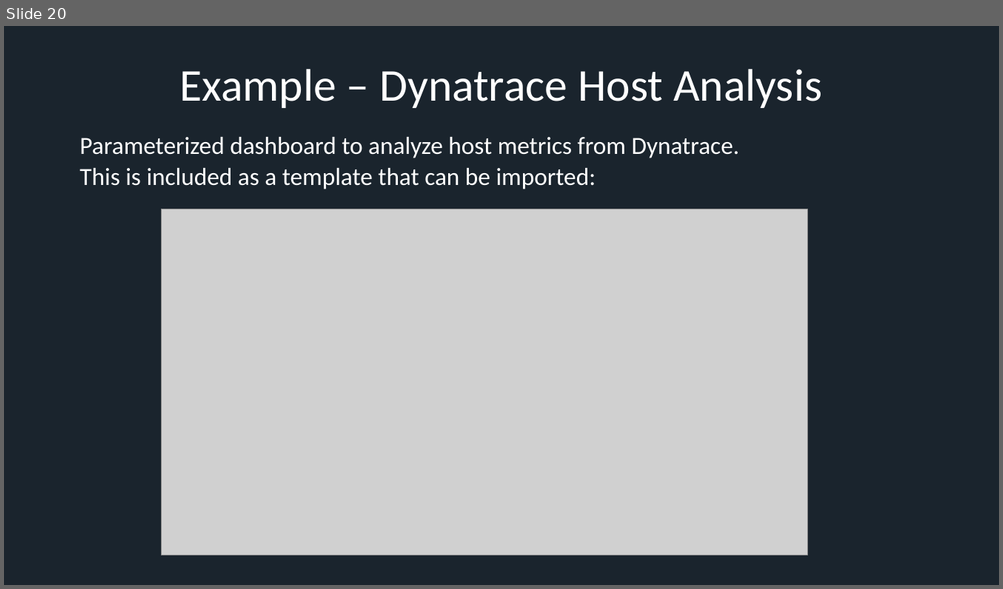
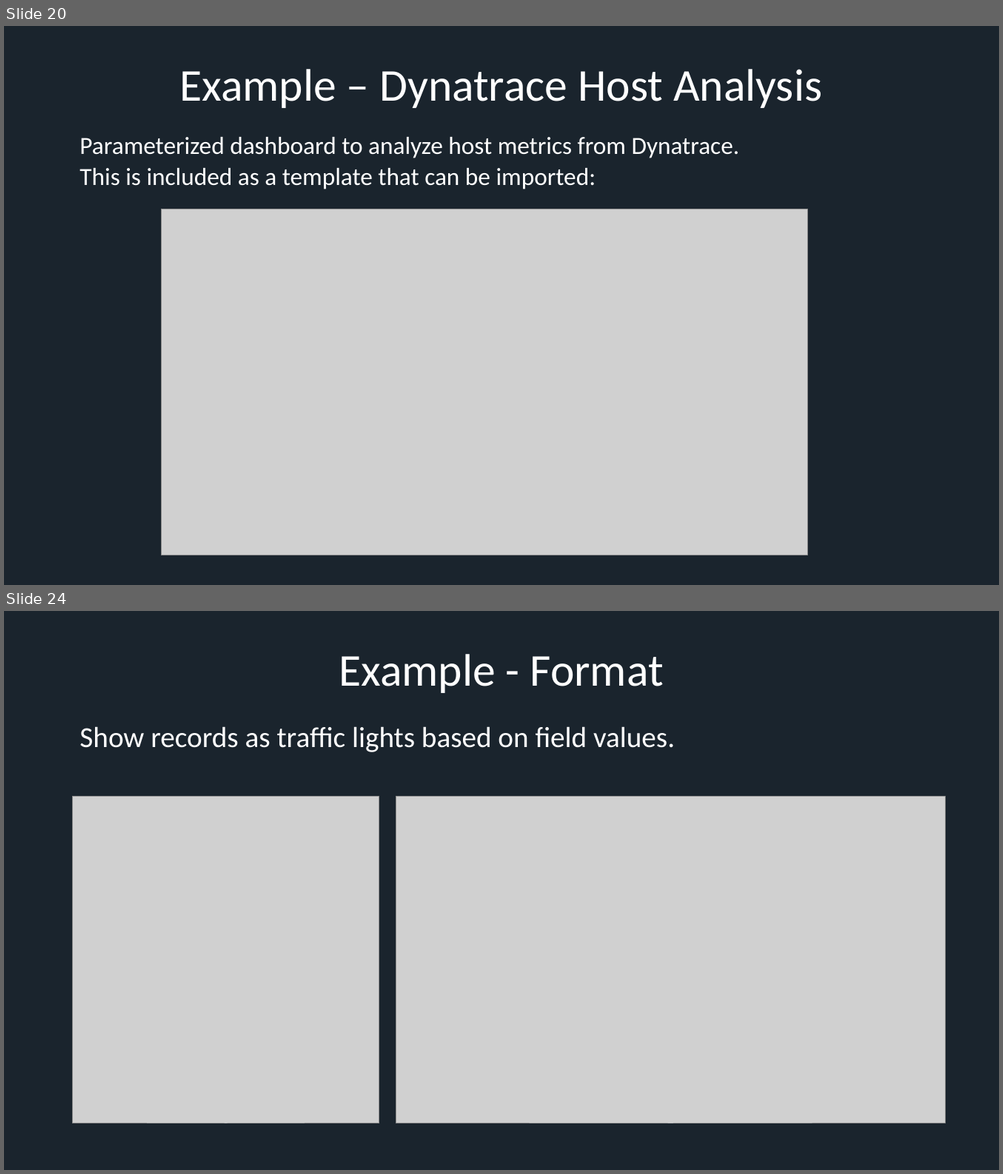
Before and after one commit to xresch/EngineeredMonitoringPlatform, a slide deck: EngineeredMonitoringPlatform/docs/EMP_PresentationSlides.pptx. Shown one above the other, each under a label of ours: slide 20 before the commit, slides 20 and 24 after it; the slides between them are not shown. The pictures are 1003x589 and 1003x1174 pixels, drawn with LibreOffice and Linux fonts; fonts in the diff are those of the drawing; grey boxes stand for pictures. Boxes give left, top, right and bottom in pixels: in the first picture for what was removed or moved away, otherwise in the second. Text is boxed around its words. In the diff, an @@ line names an element or a change of style, - is before the commit and + after.

```diff
--- a/EngineeredMonitoringPlatform/docs/EMP_PresentationSlides.pptx
+++ b/EngineeredMonitoringPlatform/docs/EMP_PresentationSlides.pptx
@@ slide 24 added at (x1=4, y1=611, x2=999, y2=1170), background #1A242D @@
@@ title added at (x1=339, y1=654, x2=663, y2=693), 44 pt, text #FFFFFF @@
+Example - Format
@@ text added at (x1=79, y1=726, x2=674, y2=752), 28 pt, text #FFFFFF @@
+Show records as traffic lights based on field values.
@@ picture added at (x1=73, y1=797, x2=379, y2=1125) @@
@@ picture added at (x1=396, y1=797, x2=945, y2=1125) @@
```
Also in this commit, not shown: 4 other slides added.
